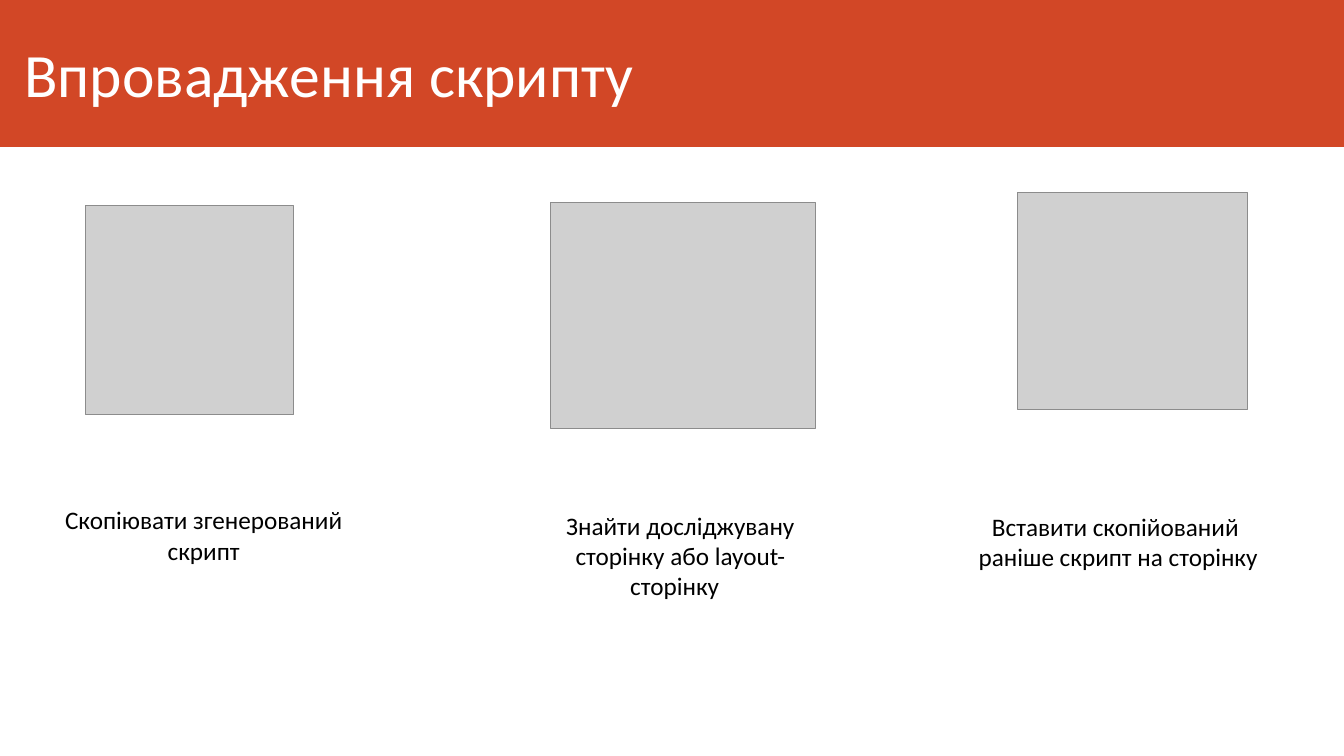
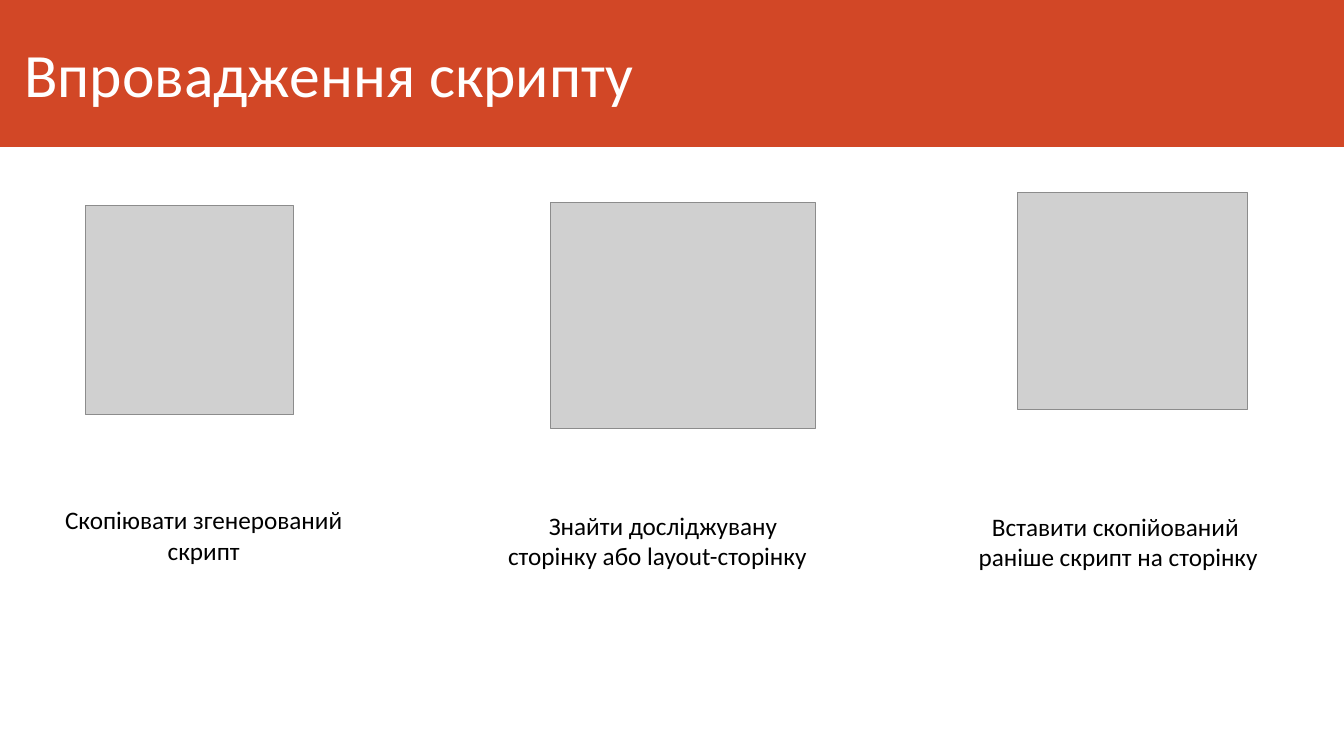
Before and after one commit to oleksandrh/--------6-----, a slide deck: slide 9 of Система AB тестування.pptx. Drawn at 1344x756 pixels with LibreOffice and Linux fonts; fonts in the diff are those of the drawing; grey boxes stand for pictures. Boxes give left, top, right and bottom in pixels: in the first picture for what was removed or moved away, otherwise in the second. Text is boxed around its words. In the diff, an @@ line names an element or a change of style, - is before the commit and + after.

Commit message:
fix presentation

```diff
--- a/Система AB тестування.pptx
+++ b/Система AB тестування.pptx
@@ text "Знайти досліджувану сторінку aбо layout-сторінку" rewrapped from (x1=566, y1=517, x2=794, y2=599) to (x1=508, y1=517, x2=806, y2=569) @@
```
Also in this commit, not shown: 1 other file.
